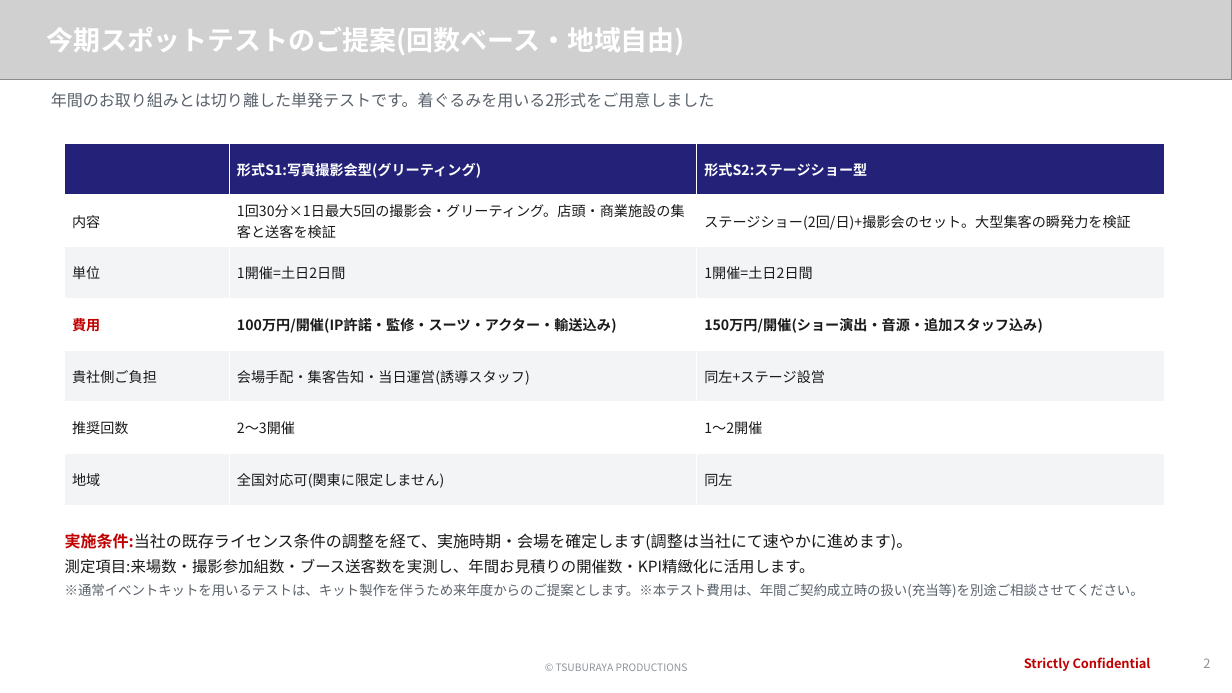
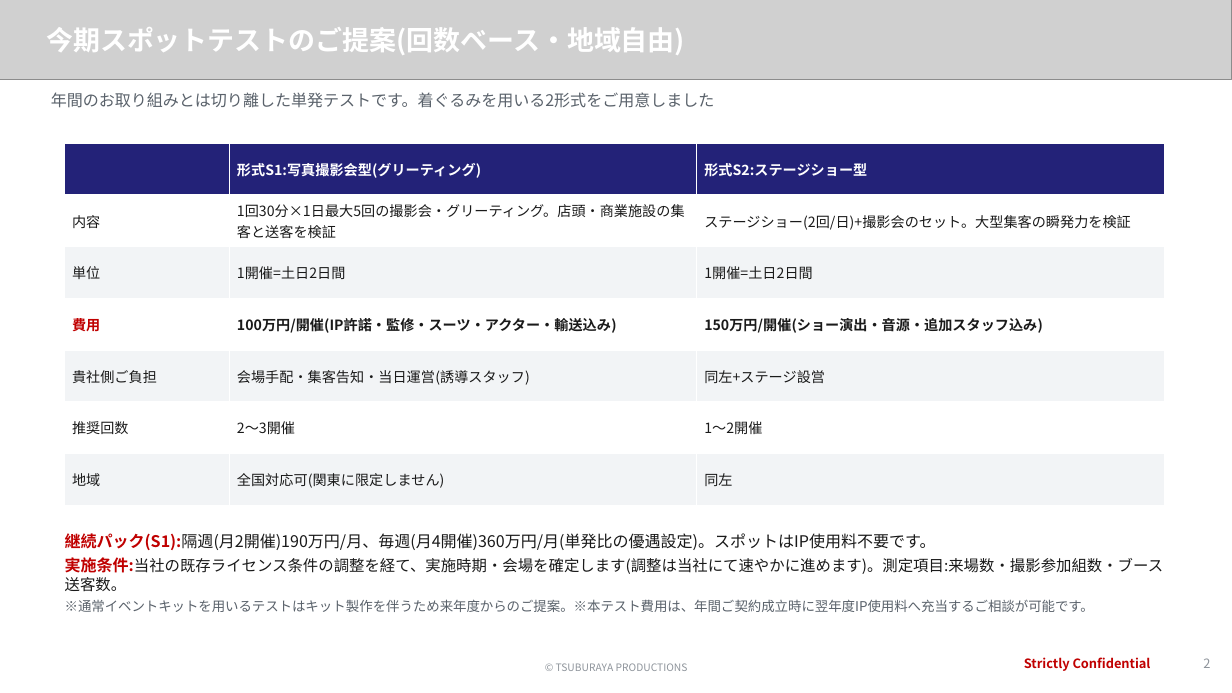
Before and after one commit to hayatoshintani-spe/kessho-lens, a slide deck: slide 2 of docs/proposals/softbank-ultraman-caravan/規模別お見積り3パターンと今期スポットテスト.pptx. Drawn at 1232x693 pixels with LibreOffice and Linux fonts; fonts in the diff are those of the drawing; grey boxes stand for pictures. Boxes give left, top, right and bottom in pixels: in the first picture for what was removed or moved away, otherwise in the second. Text is boxed around its words. In the diff, an @@ line names an element or a change of style, - is before the commit and + after.

```diff
--- a/docs/proposals/softbank-ultraman-caravan/規模別お見積り3パターンと今期スポットテスト.pptx
+++ b/docs/proposals/softbank-ultraman-caravan/規模別お見積り3パターンと今期スポットテスト.pptx
@@ text at [65,533,1163,612]: text changed @@
-実施条件:当社の既存ライセンス条件の調整を経て、実施時期・会場を確定します(調整は当社にて速やかに進めます)。
-測定項目:来場数・撮影参加組数・ブース送客数を実測し、年間お見積りの開催数・KPI精緻化に活用します。
-※通常イベントキットを用いるテストは、キット製作を伴うため来年度からのご提案とします。※本テスト費用は、年間ご契約成立時の扱い(充当等)を別途ご相談させてください。
+継続パック(S1):隔週(月2開催)190万円/月、毎週(月4開催)360万円/月(単発比の優遇設定)。スポットはIP使用料不要です。
+実施条件:当社の既存ライセンス条件の調整を経て、実施時期・会場を確定します(調整は当社にて速やかに進めます)。測定項目:来場数・撮影参加組数・ブース送客数。
+※通常イベントキットを用いるテストはキット製作を伴うため来年度からのご提案。※本テスト費用は、年間ご契約成立時に翌年度IP使用料へ充当するご相談が可能です。
```
Also in this commit, not shown: 1 other slide changed, 3 other files.
